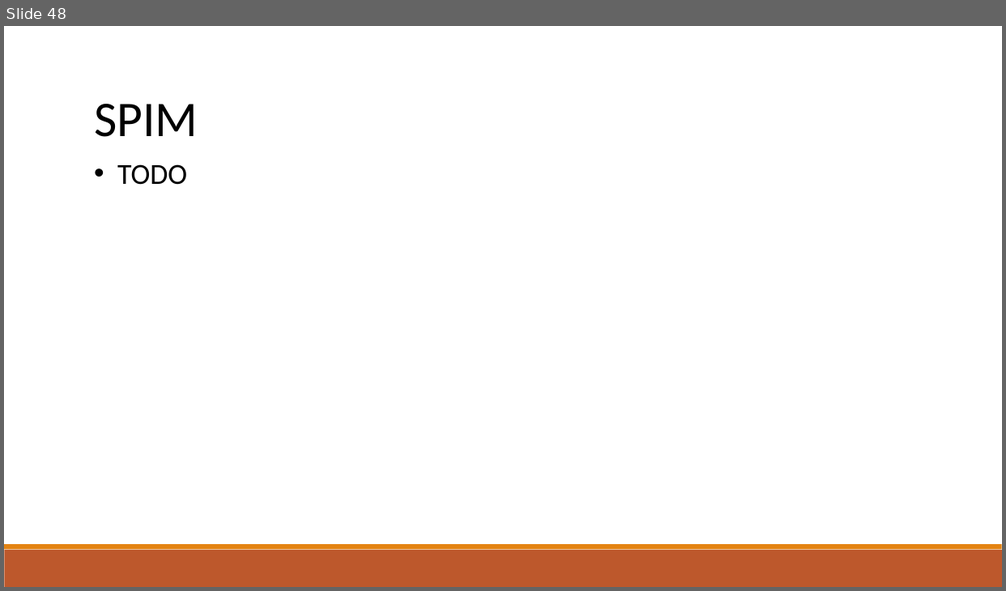
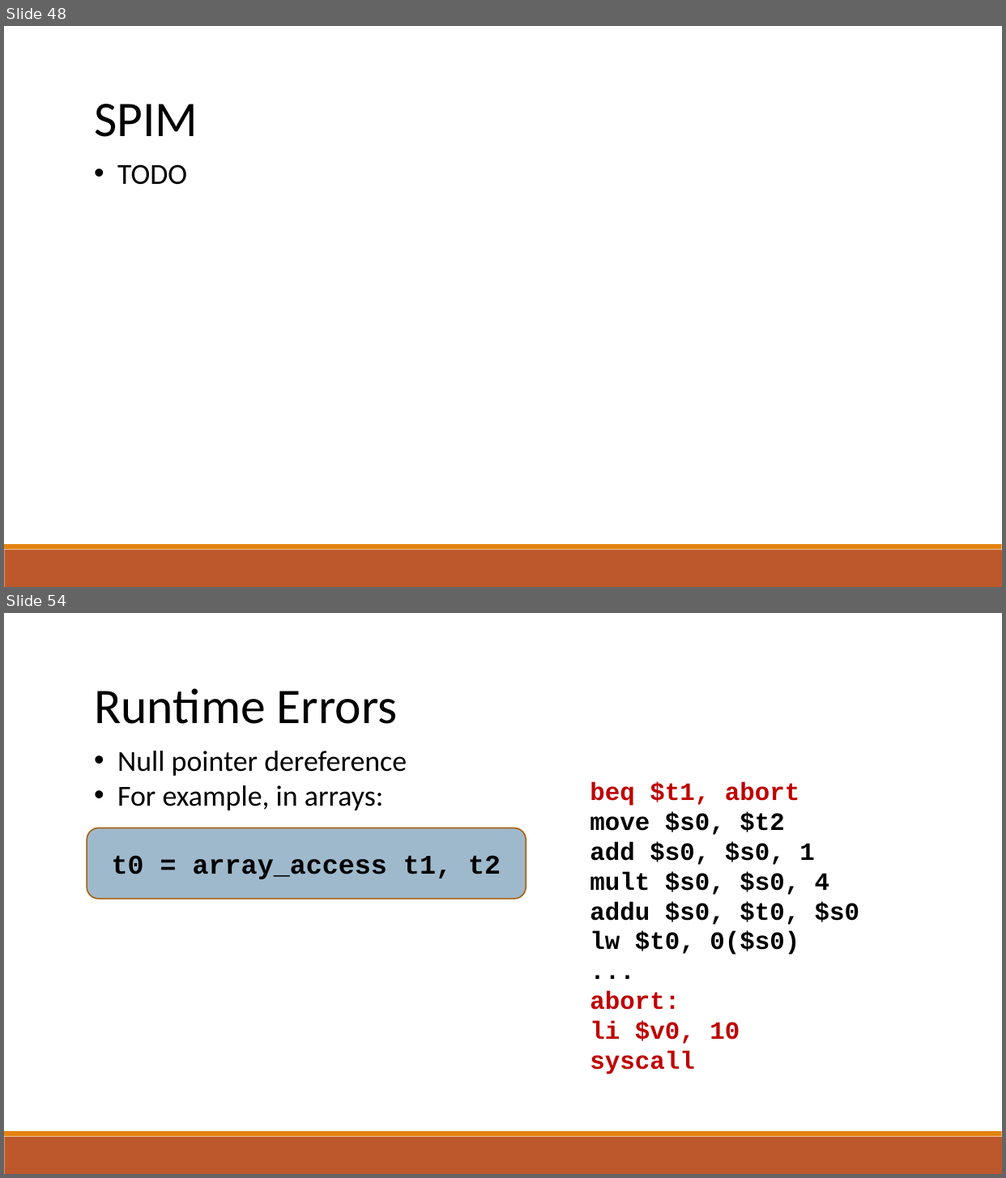
Before and after one commit to raghadzeidan/COMPILATION_TAU_FOR_STUDENTS, a slide deck: new_slides/codegen.pptx. Shown one above the other, each under a label of ours: slide 48 before the commit, slides 48 and 54 after it; the slides between them are not shown. The pictures are 1006x591 and 1006x1178 pixels, drawn with LibreOffice and Linux fonts; fonts in the diff are those of the drawing. Boxes give left, top, right and bottom in pixels: in the first picture for what was removed or moved away, otherwise in the second. Text is boxed around its words. In the diff, an @@ line names an element or a change of style, - is before the commit and + after.

```diff
--- a/new_slides/codegen.pptx
+++ b/new_slides/codegen.pptx
@@ slide 54 added at box(4, 613, 1002, 1174), background #FFFFFF; not listed: 2 template elements that a slide beside it also shows @@
@@ text added at box(94, 688, 398, 724), 48 pt, text #000000 @@
+Runtime Errors
@@ text added at box(117, 751, 407, 811), 28 pt, text #000000 @@
+• Null pointer dereference
+• For example, in arrays:
@@ text added at box(590, 782, 859, 1075), 24 pt, text #000000, bold @@
+beq $t1, abort
+move $s0, $t2
+add $s0, $s0, 1
+mult $s0, $s0, 4
+addu $s0, $t0, $s0
+lw $t0, 0($s0)
+...
+abort:
+li $v0, 10
+syscall
@@ rounded rectangle added at box(87, 828, 526, 899), fill #40749B at 50% opacity, outline #A9610D 1.25 pt, 26 pt, text #000000, bold @@
+t0 = array_access t1, t2
```
Also in this commit, not shown: 2 slides changed, 12 other slides added, 1 slide removed, 1 other file.
